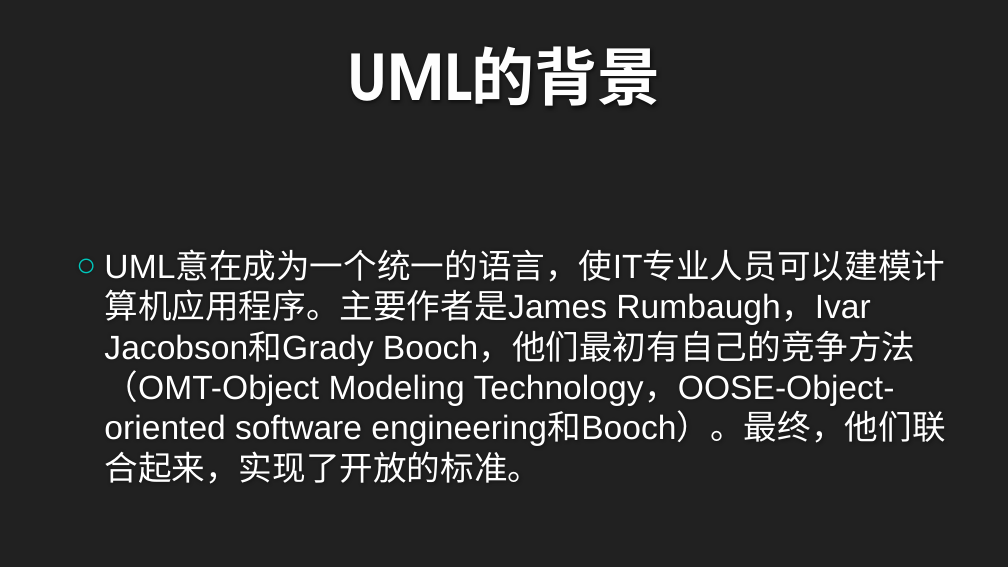
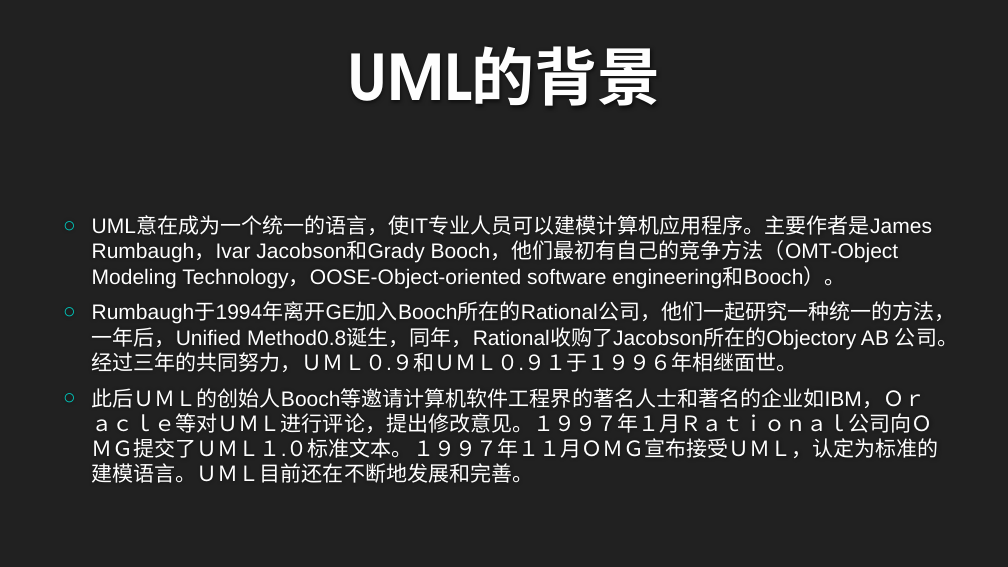
Before and after one commit to twn422/PRD2017, a slide deck: slide 4 of PRD-2017-G24/STW/非受控文件/翻转课堂作业/UML概述/UML概述.pptx. Drawn at 1008x567 pixels with LibreOffice and Linux fonts; fonts in the diff are those of the drawing; background and template pictures are left out. Boxes give left, top, right and bottom in pixels: in the first picture for what was removed or moved away, otherwise in the second. Text is boxed around its words. In the diff, an @@ line names an element or a change of style, - is before the commit and + after.

Commit message:
修改打分情况

```diff
--- a/PRD-2017-G24/STW/非受控文件/翻转课堂作业/UML概述/UML概述.pptx
+++ b/PRD-2017-G24/STW/非受控文件/翻转课堂作业/UML概述/UML概述.pptx
@@ text at (92,217,958,483): text changed; size 32 to 20 pt @@
-○ UML意在成为一个统一的语言，使IT专业人员可以建模计算机应用程序。主要作者是James Rumbaugh，Ivar Jacobson和Grady Booch，他们最初有自己的竞争方法（OMT-Object Modeling Technology，OOSE-Object-oriented software engineering和Booch）。最终，他们联合起来，实现了开放的标准。
+○ UML意在成为一个统一的语言，使IT专业人员可以建模计算机应用程序。主要作者是James Rumbaugh，Ivar Jacobson和Grady Booch，他们最初有自己的竞争方法（OMT-Object Modeling Technology，OOSE-Object-oriented software engineering和Booch）。
+○ Rumbaugh于1994年离开GE加入Booch所在的Rational公司，他们一起研究一种统一的方法，一年后，Unified Method0.8诞生，同年，Rational收购了Jacobson所在的Objectory AB 公司。经过三年的共同努力，ＵＭＬ０.９和ＵＭＬ０.９１于１９９６年相继面世。
+○ 此后ＵＭＬ的创始人Booch等邀请计算机软件工程界的著名人士和著名的企业如IBM，Ｏｒａｃｌｅ等对ＵＭＬ进行评论，提出修改意见。１９９７年１月Ｒａｔｉｏｎａｌ公司向ＯＭＧ提交了ＵＭＬ１.０标准文本。１９９７年１１月ＯＭＧ宣布接受ＵＭＬ，认定为标准的建模语言。ＵＭＬ目前还在不断地发展和完善。
```
Also in this commit, not shown: 4 other slides changed, 1 slide added, 2 other files.
